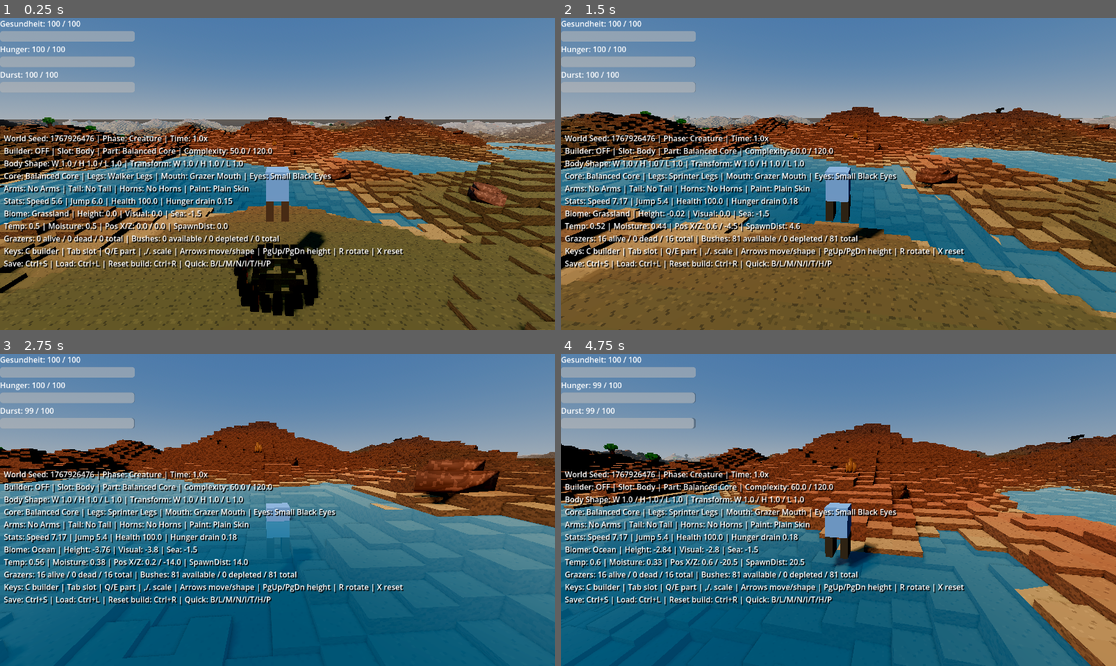
Above: before the commit, frames 1-4 (two rows, left to right).
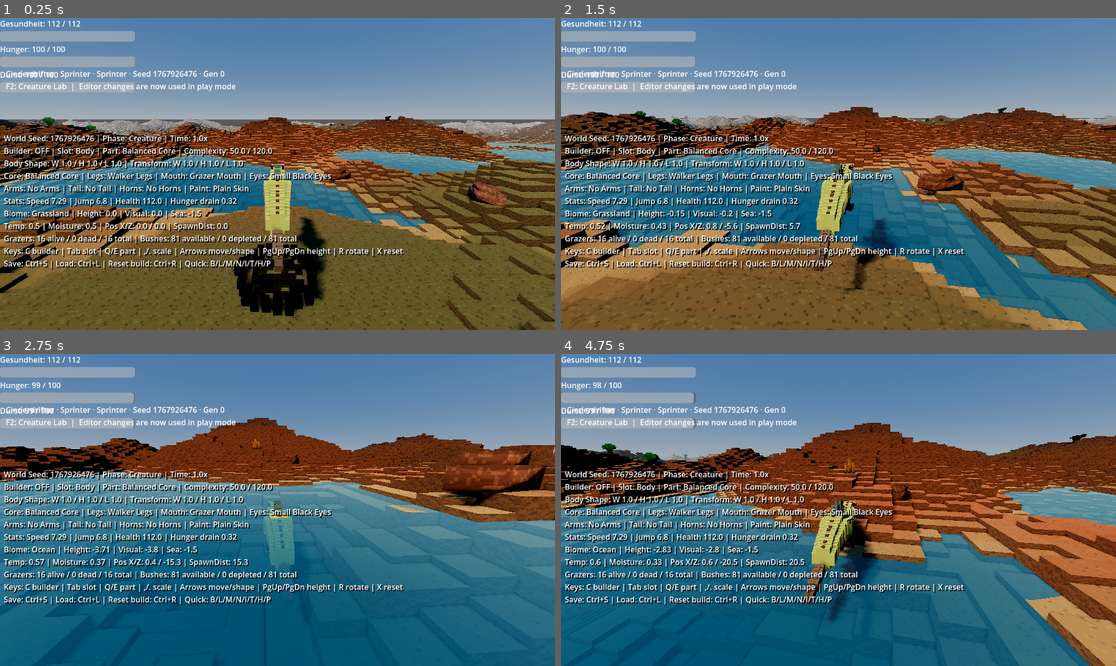
Above: after the commit, the same moments.

Repository: MajorDragonfly/voxelverse
Game: Godot game, scene res://main/main.tscn
Same seed, same stepped clock (60 frames per second), same inputs: the game is played once before the commit and once after it.
Inputs (mouse positions are in pixels of both pictures, inside the frame that each line leads up to):
- Up to frame 1 (0.25 s): no input
- Up to frame 2 (1.5 s): tap Enter at 0.5 s; move the mouse to (866, 174) at 0.52 s; hold W (move_forward) from 0.53 s (still down); click (866, 174) at 0.6 s; tap Space (jump) at 0.77 s; move the mouse to (810, 174) at 1.27 s; tap L at 1.35 s
- Up to frame 3 (2.75 s): keep holding W (move_forward); tap Space (jump) at 1.52 s; move the mouse to (288, 503) at 2.02 s; tap R at 2.1 s
- Up to frame 4 (4.75 s): keep holding W (move_forward); move the mouse to (832, 516) at 2.77 s; tap Tab at 2.85 s; click (832, 516) at 2.92 s; tap Space (jump) at 3.02, 3.77, 4.52 s; move the mouse to (877, 513) at 3.52 s; tap Delete at 3.6 s; move the mouse to (794, 506) at 4.27 s; tap Q at 4.35 s

The runs differ from the first frame. In frame 1, 3.7% of the frame differs, in the area x 1-59%, y 0-91%; in frame 2, 31%, in the area x 0-100%, y 0-100%; in frame 3, 15%; in frame 4, 15%.

Commit message:
Attach V5 creature runtime to player

Diff:
--- a/creatures/player/player.tscn
+++ b/creatures/player/player.tscn
@@ -1,6 +1,7 @@
 [gd_scene format=3 uid="uid://cflvob4gek5k0"]
 
 [ext_resource type="Script" uid="uid://cn3lphpcrkgub" path="res://creatures/player/player.gd" id="1_gurkq"]
+[ext_resource type="Script" path="res://creatures/runtime/creature_runtime_visual.gd" id="2_runtime"]
 
 [sub_resource type="CapsuleMesh" id="CapsuleMesh_triqp"]
 
@@ -14,6 +15,9 @@
 
 [node name="CollisionShape3D" type="CollisionShape3D" parent="." unique_id=2098556476]
 shape = SubResource("CapsuleShape3D_gurkq")
+
+[node name="CreatureRuntimeVisual" type="Node3D" parent="."]
+script = ExtResource("2_runtime")
 
 [node name="CameraPivot" type="Node3D" parent="." unique_id=850860063]
 transform = Transform3D(1, 0, 0, 0, 0.9659258, 0.25881904, 0, -0.25881904, 0.9659258, 0, 1.4, 0)
